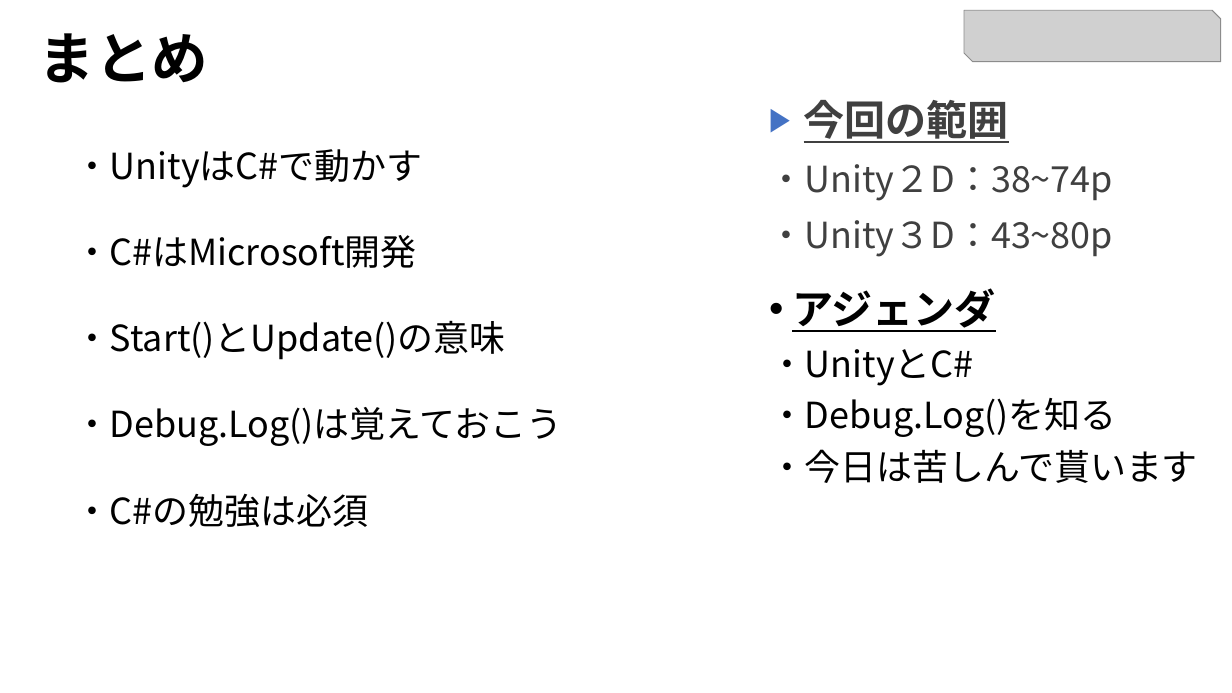
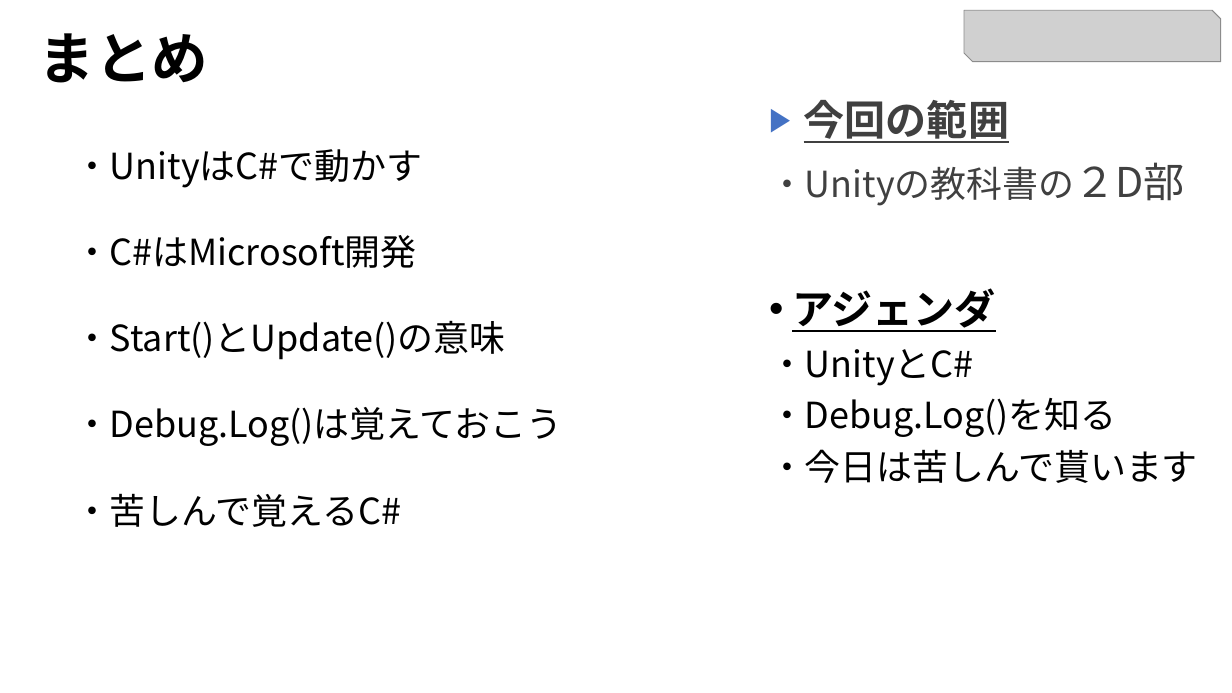
Before and after one commit to kaneganai/GameEngine1, a slide deck: slide 12 of Ge1_2_UnityとC#.pptx (slide 15 before the commit). Drawn at 1232x693 pixels with LibreOffice and Linux fonts; fonts in the diff are those of the drawing; grey boxes stand for pictures. Boxes give left, top, right and bottom in pixels: in the first picture for what was removed or moved away, otherwise in the second. Text is boxed around its words. In the diff, an @@ line names an element or a change of style, - is before the commit and + after.

```diff
--- a/Ge1_2_UnityとC#.pptx
+++ b/Ge1_2_UnityとC#.pptx
@@ text at box(769, 166, 1074, 206): text changed @@
-・Unity２D：38~74p
-・Unity３D：43~80p
+・Unityの教科書の２D部
@@ text at box(74, 493, 401, 527): text changed @@
-・C#の勉強は必須
+・苦しんで覚えるC#
```
Also in this commit, not shown: 1 other slide changed, 3 slides removed, 1 other file.
